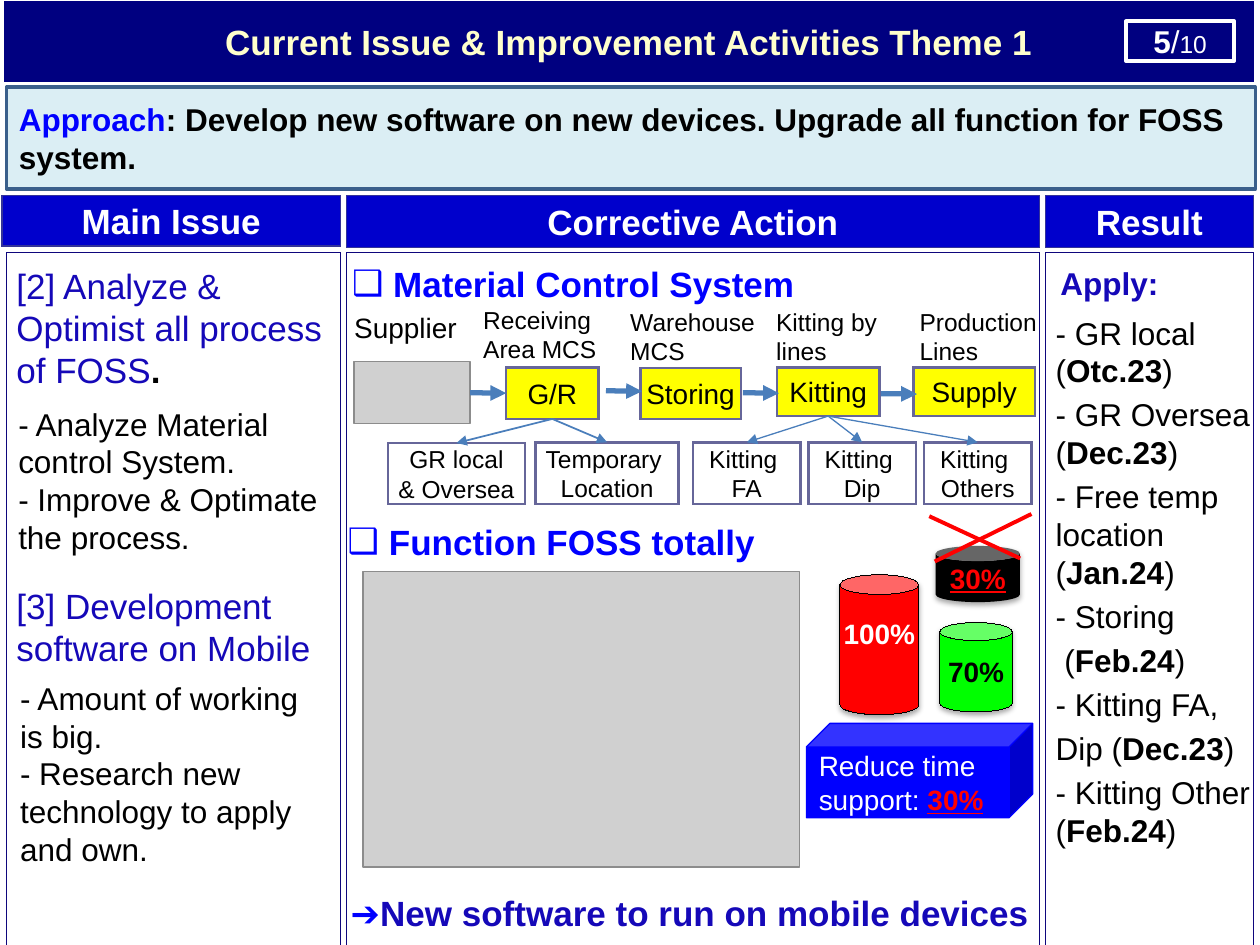
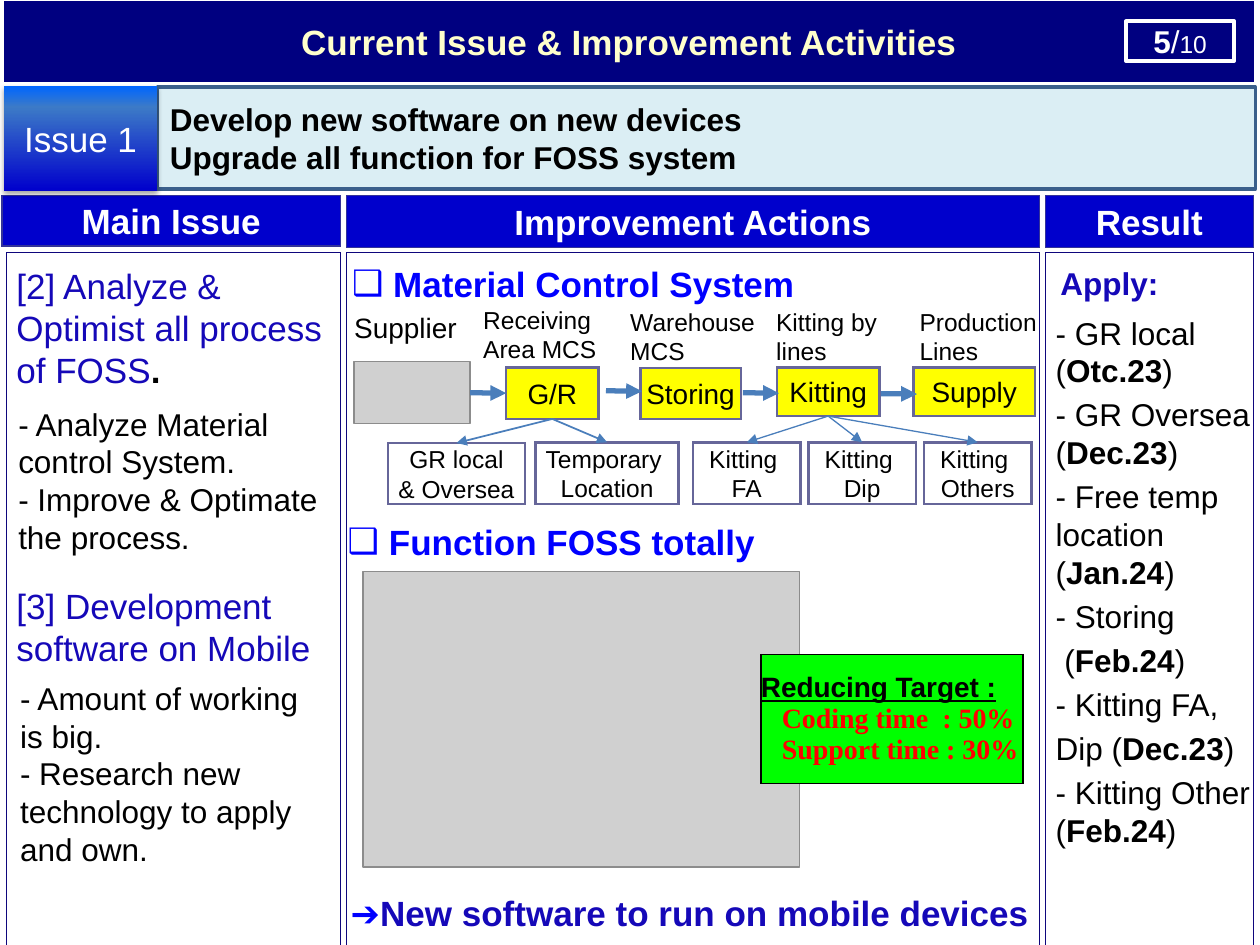
Before and after one commit to thietbicongnghevietnam/ReportPSNV, a slide deck: slide 6 of Report_test.pptx. Drawn at 1260x945 pixels with LibreOffice and Linux fonts; fonts in the diff are those of the drawing; grey boxes stand for pictures. Boxes give left, top, right and bottom in pixels: in the first picture for what was removed or moved away, otherwise in the second. Text is boxed around its words. In the diff, an @@ line names an element or a change of style, - is before the commit and + after.

Commit message:
16122023

```diff
--- a/Report_test.pptx
+++ b/Report_test.pptx
@@ text in rectangle at [301,29,956,62]: text changed @@
-Current Issue & Improvement Activities Theme 1
+Current Issue & Improvement Activities
@@ rectangle added at [4,86,158,190], fill gradient #0000CC to #3D7CC7 to #0066FF, 20 pt, text #FFFFFF @@
+Issue 1
@@ rectangle "Develop new software on new ...": place and size @@
-rectangle "Develop new software on new ..." at [6,87,1255,189]
+rectangle "Develop new software on new ..." at [158,87,1255,189]
@@ text in rectangle at [170,108,742,175]: text changed @@
-Approach: Develop new software on new devices. Upgrade all function for FOSS system.
+Develop new software on new devices
+Upgrade all function for FOSS system
@@ text in rectangle at [514,209,871,242]: text changed @@
-Corrective Action
+Improvement Actions
@@ line removed from (930, 517) to (1021, 558) @@
@@ line removed from (935, 562) to (1032, 514) @@
@@ cylinder removed at [936,546,1021,602] @@
-30%
@@ cylinder removed at [840,575,920,714] @@
-100%
@@ cylinder removed at [940,622,1013,712] @@
-70%
@@ table added at [761,654,1023,784], 1 rows, 1 columns @@
+Reducing Target : / Coding time : 50% / Support time : 30%
@@ cube removed at [806,723,1033,818] @@
-Reduce time
-support: 30%
```
Also in this commit, not shown: 6 other slides changed, 2 slides added, 1 slide removed.
